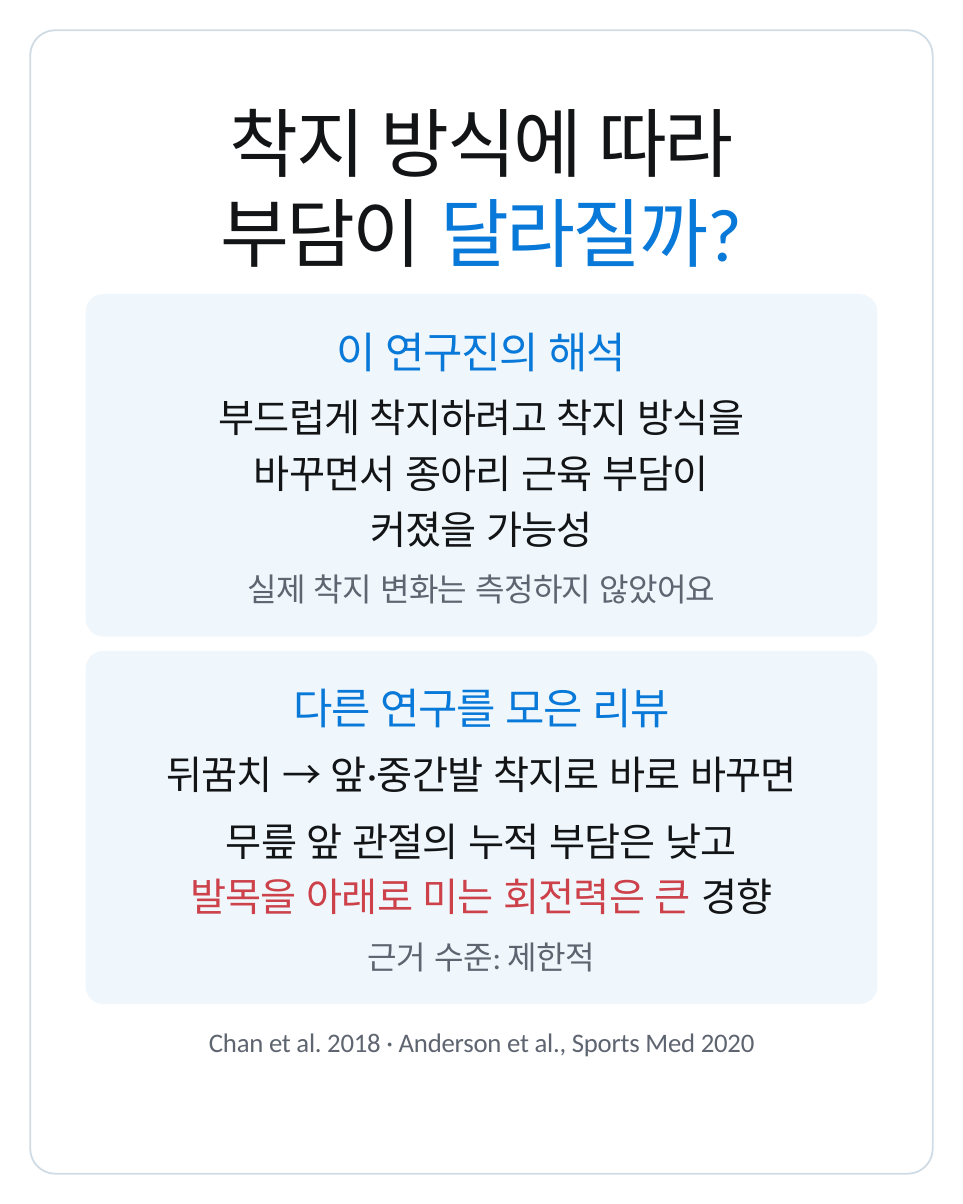
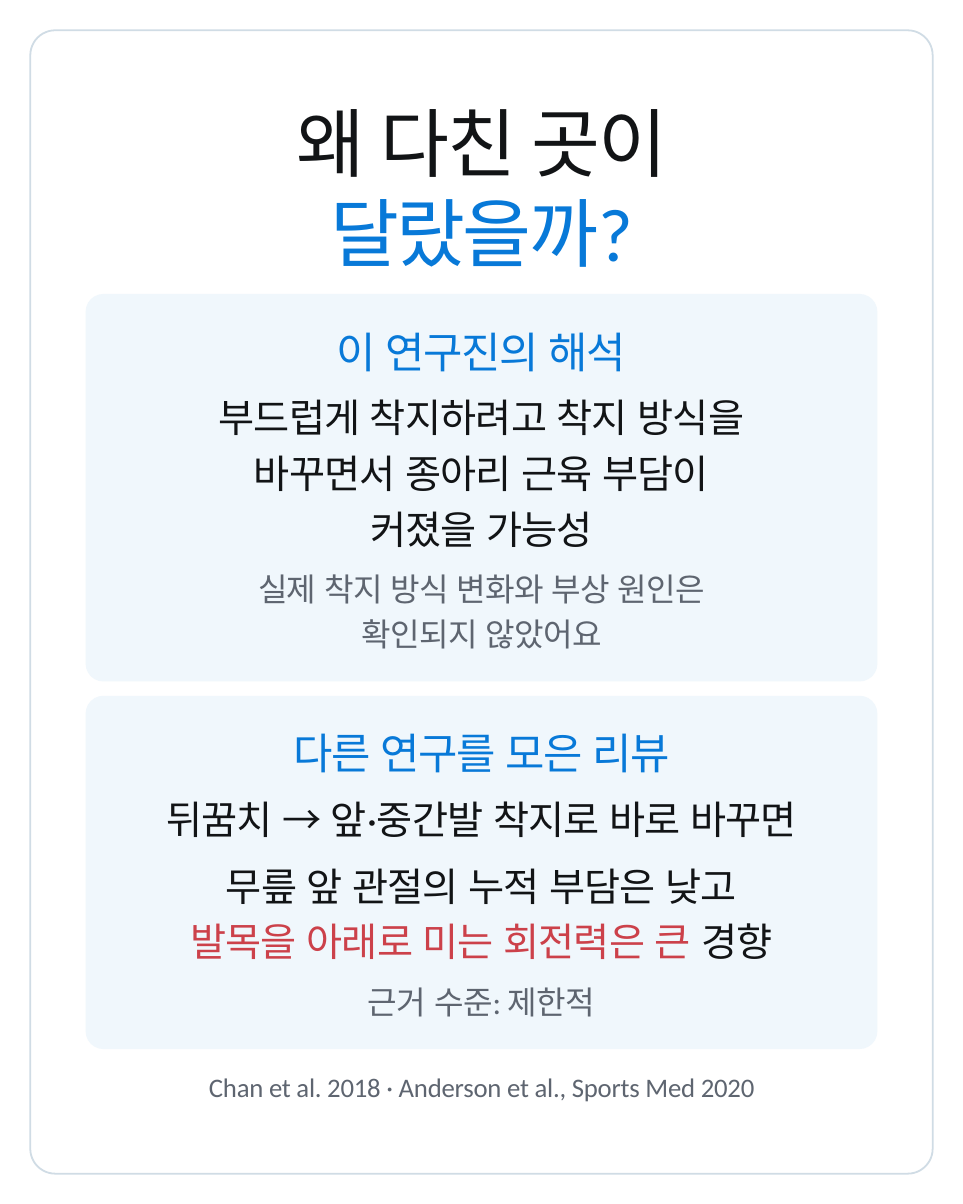
Before and after one commit to js920915-cyber/New-box, a slide deck: slide 6 of content/running-form-change-v2/adobe-express/running-form-change-v2-express.pptx. Drawn at 963x1204 pixels with LibreOffice and Linux fonts; fonts in the diff are those of the drawing. Boxes give left, top, right and bottom in pixels: in the first picture for what was removed or moved away, otherwise in the second. Text is boxed around its words. In the diff, an @@ line names an element or a change of style, - is before the commit and + after.

```diff
--- a/content/running-form-change-v2/adobe-express/running-form-change-v2-express.pptx
+++ b/content/running-form-change-v2/adobe-express/running-form-change-v2-express.pptx
@@ text at (296,109,667,177): text changed @@
-착지 방식에 따라
+왜 다친 곳이
@@ text at (330,199,632,267): text changed @@
-부담이 달라질까?
+달랐을까?
@@ rounded rectangle: place and size @@
-rounded rectangle at (86,294,877,636)
+rounded rectangle at (86,294,877,681)
@@ rounded rectangle at (86,294,877,681): proportions changed @@
@@ text at (258,574,705,604): text changed @@
-실제 착지 변화는 측정하지 않았어요
+실제 착지 방식 변화와 부상 원인은
@@ text added at (361,619,601,649), 27 pt, text #5E6570 @@
+확인되지 않았어요
@@ 6 texts, 1 rounded rectangle: place and size @@
-6 texts, 1 rounded rectangle at (86,651,877,1057)
+6 texts, 1 rounded rectangle at (86,696,877,1102)
```
Also in this commit, not shown: 6 other slides changed, 1 slide added, 1 slide removed, 48 other files.
